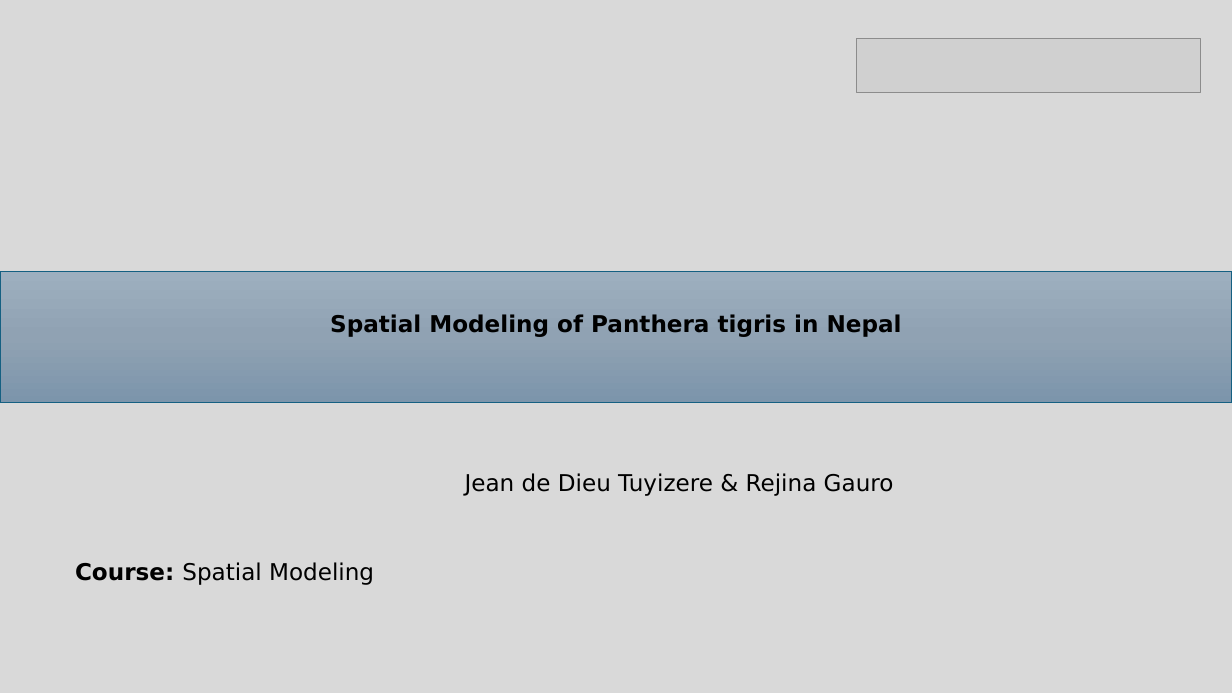
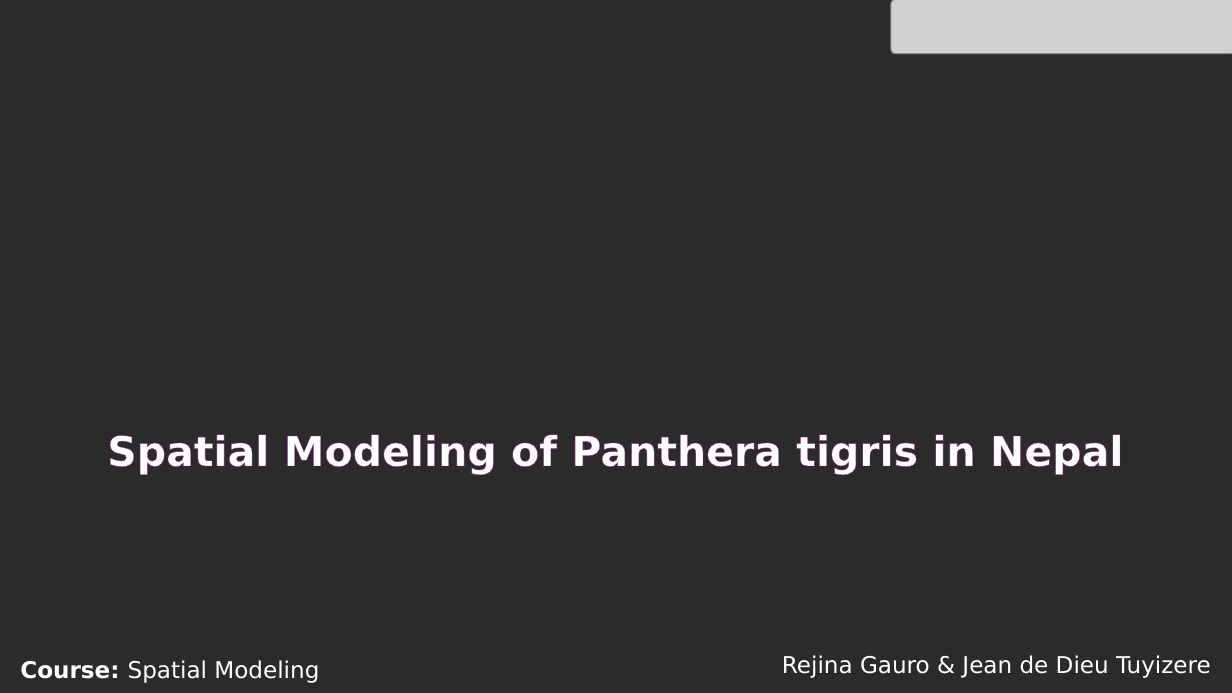
Before and after one commit to ReznaGauro/SDM_Panthera_tigris, a slide deck: slide 1 of Presentation/Panthera_tigris_modeling_in Nepal.pptm. Drawn at 1232x693 pixels with LibreOffice and Linux fonts; fonts in the diff are those of the drawing; grey boxes stand for pictures; background and template pictures are left out; a plain dark background stands for a picture behind light text. Boxes give left, top, right and bottom in pixels: in the first picture for what was removed or moved away, otherwise in the second. Text is boxed around its words. In the diff, an @@ line names an element or a change of style, - is before the commit and + after.

```diff
--- a/Presentation/Panthera_tigris_modeling_in Nepal.pptm
+++ b/Presentation/Panthera_tigris_modeling_in Nepal.pptm
@@ background #FFFFFF to picture (left out) @@
@@ rectangle removed at [0,0,1232,693] @@
@@ picture: place and size @@
-picture at [857,38,1201,92]
+picture at [891,0,1232,54]
@@ text "Spatial Modeling of Panthera tigris ...": place and size @@
-text "Spatial Modeling of Panthera tigris ..." at [0,272,1232,403]
+text "Spatial Modeling of Panthera tigris ..." at [107,434,1123,475]
@@ text "Spatial Modeling of Panthera tigris ..." at [107,434,1123,475]: size 18 to 32 pt, text colour #000000 to #FFFFFF, letter outline none to #A02B93 0.8 pt; fill gradient #9EAFBF to #91A3B4 to #7C95AB to none; outline #156082 1 pt to none @@
@@ text "Course: Spatial Modeling": place and size @@
-text "Course: Spatial Modeling" at [75,562,374,585]
+text "Course: Spatial Modeling" at [20,660,319,683]
@@ text "Course: Spatial Modeling" at [20,660,319,683]: text colour #000000 to #FFFFFF @@
@@ text at [782,655,1211,678]: text changed; text colour #000000 to #FFFFFF @@
-Jean de Dieu Tuyizere & Rejina Gauro
+Rejina Gauro & Jean de Dieu Tuyizere
```
Also in this commit, not shown: 4 other slides changed, 2 slides added, 1 other file.
